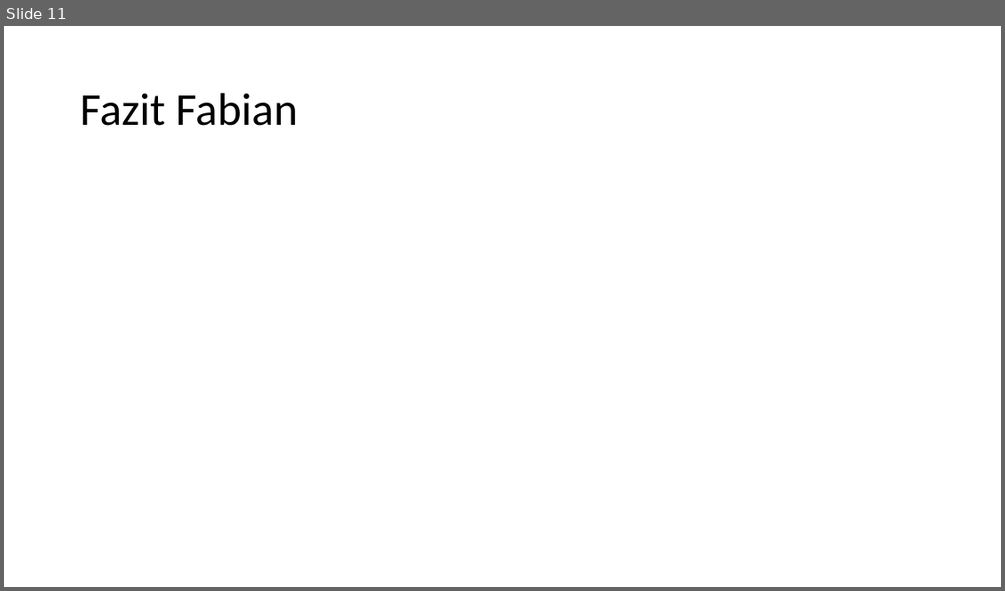
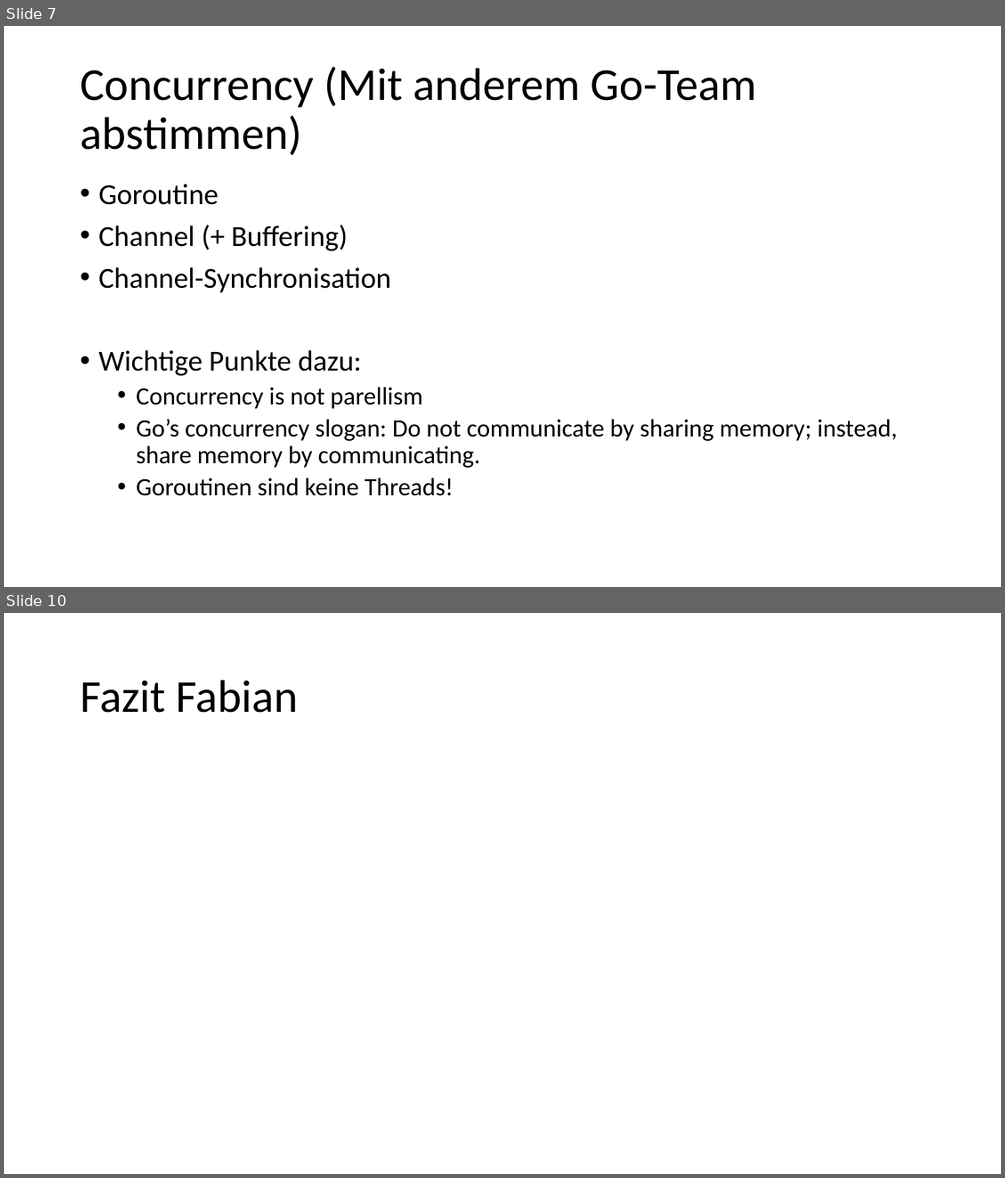
Before and after one commit to alexsuter/golang-experience, a slide deck: presi/presi.pptx. Shown one above the other, each under a label of ours: slide 11 before the commit, slides 7 and 10 after it; the slides between them are not shown. The pictures are 1005x591 and 1005x1178 pixels, drawn with LibreOffice and Linux fonts; fonts in the diff are those of the drawing. Boxes give left, top, right and bottom in pixels: in the first picture for what was removed or moved away, otherwise in the second. Text is boxed around its words. In the diff, an @@ line names an element or a change of style, - is before the commit and + after.

```diff
--- a/presi/presi.pptx
+++ b/presi/presi.pptx
@@ slide 7 added at [4,26,1001,587], background #FFFFFF @@
@@ title added at [80,66,757,155], 44 pt, text #000000 @@
+Concurrency (Mit anderem Go-Team abstimmen)
@@ text added at [98,184,898,496], 24 pt, text #000000 @@
+• Goroutine
+• Channel (+ Buffering)
+• Channel-Synchronisation
+• Wichtige Punkte dazu:
+  • Concurrency is not parellism
+  • Go’s concurrency slogan: Do not communicate by sharing memory; instead, share memory by communicating.
+  • Goroutinen sind keine Threads!
@@ what was slide 11 is now slide 10 @@
```
Also in this commit, not shown: 7 slides changed, 2 slides removed.
